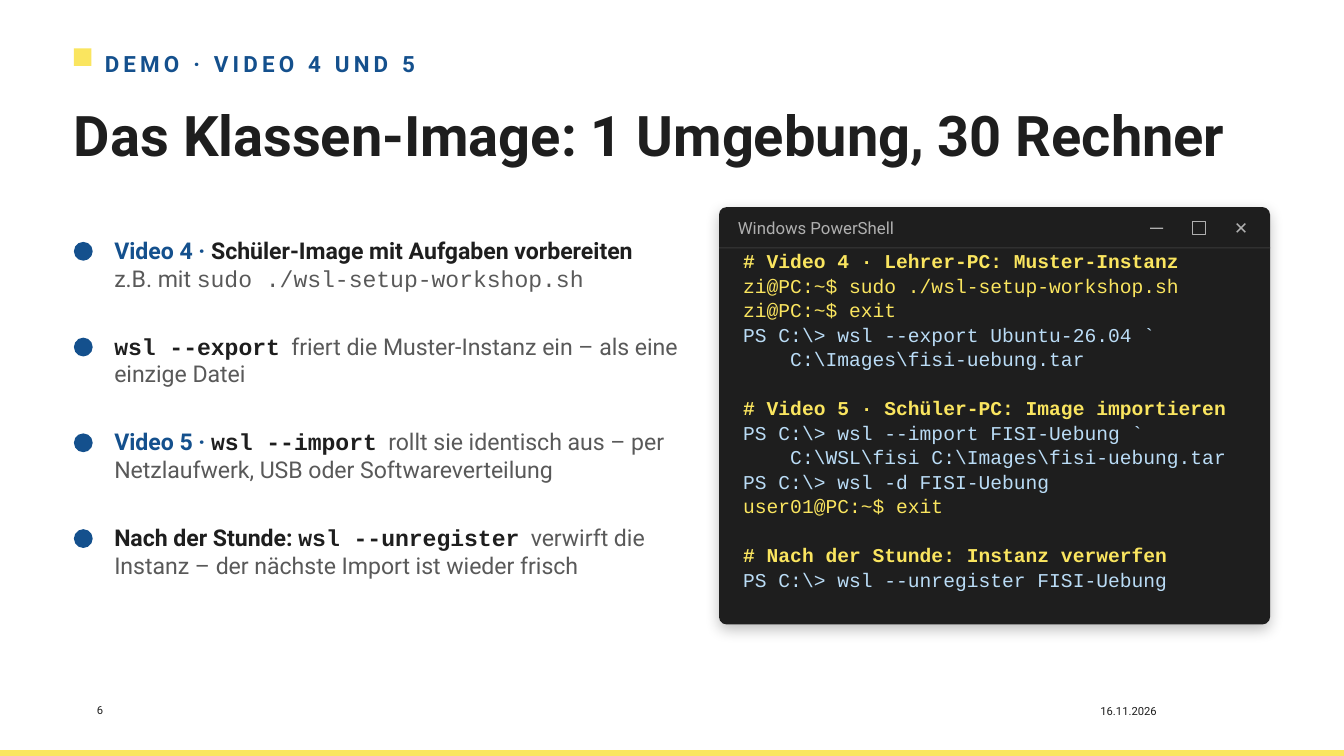
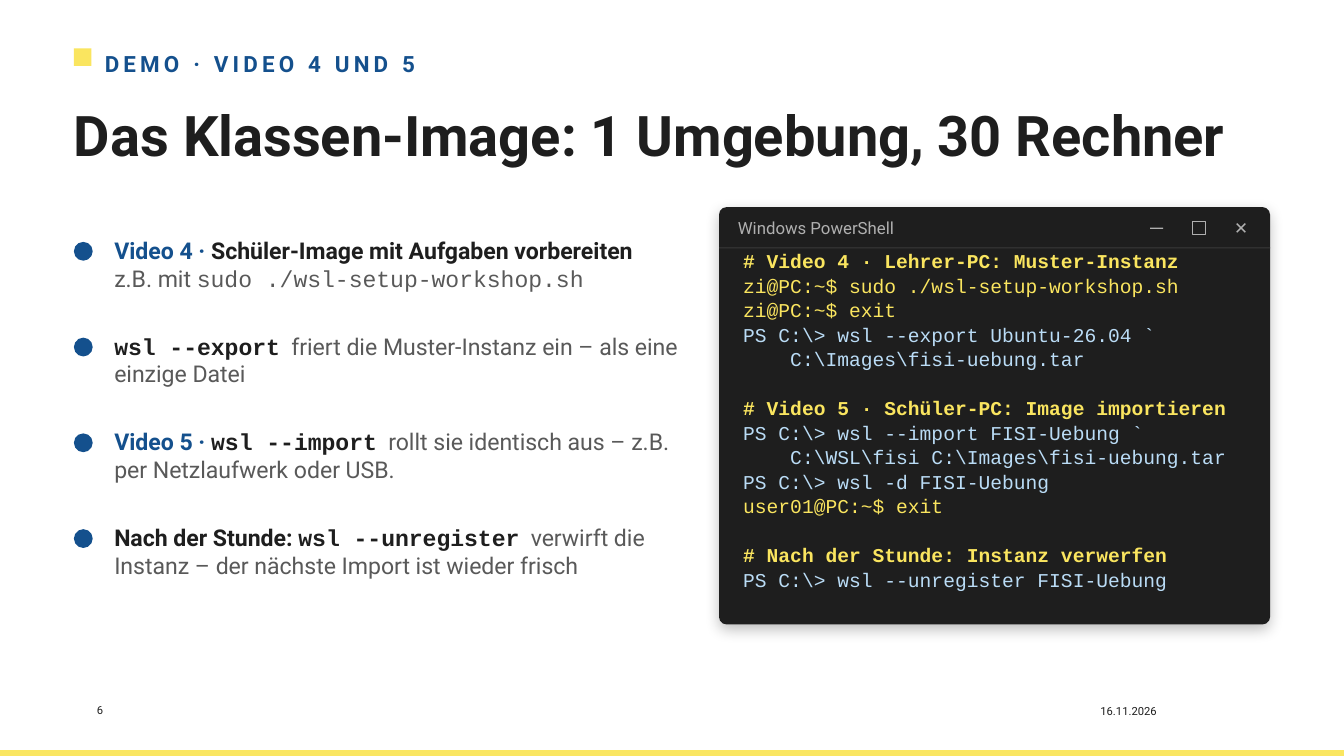
Before and after one commit to HerrZI/wsl2-school-lab, a slide deck: slide 6 of dokumente/Workshop_WSL2_Linux_unterrichten_neu.pptx. Drawn at 1344x756 pixels with LibreOffice and Linux fonts; fonts in the diff are those of the drawing; background and template pictures are left out. Boxes give left, top, right and bottom in pixels: in the first picture for what was removed or moved away, otherwise in the second. Text is boxed around its words. In the diff, an @@ line names an element or a change of style, - is before the commit and + after.

```diff
--- a/dokumente/Workshop_WSL2_Linux_unterrichten_neu.pptx
+++ b/dokumente/Workshop_WSL2_Linux_unterrichten_neu.pptx
@@ text at [114, 432, 669, 483]: text changed @@
-Video 5 · wsl --import rollt sie identisch aus – per Netzlaufwerk, USB oder Softwareverteilung
+Video 5 · wsl --import rollt sie identisch aus – z.B. per Netzlaufwerk oder USB.
```
Also in this commit, not shown: 4 other slides changed, 5 other files.
